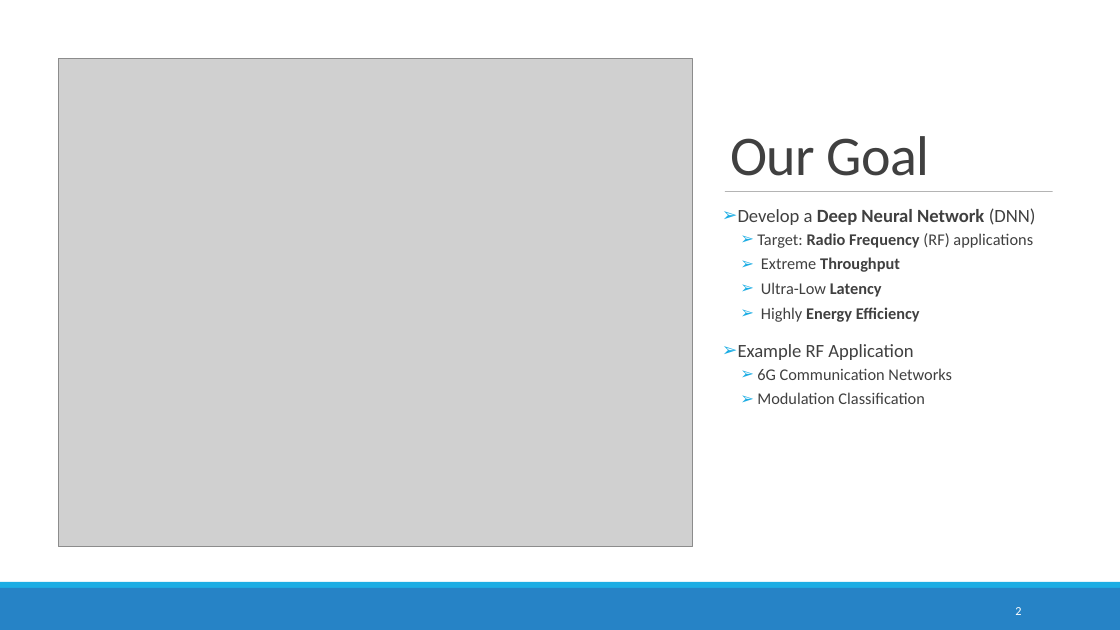
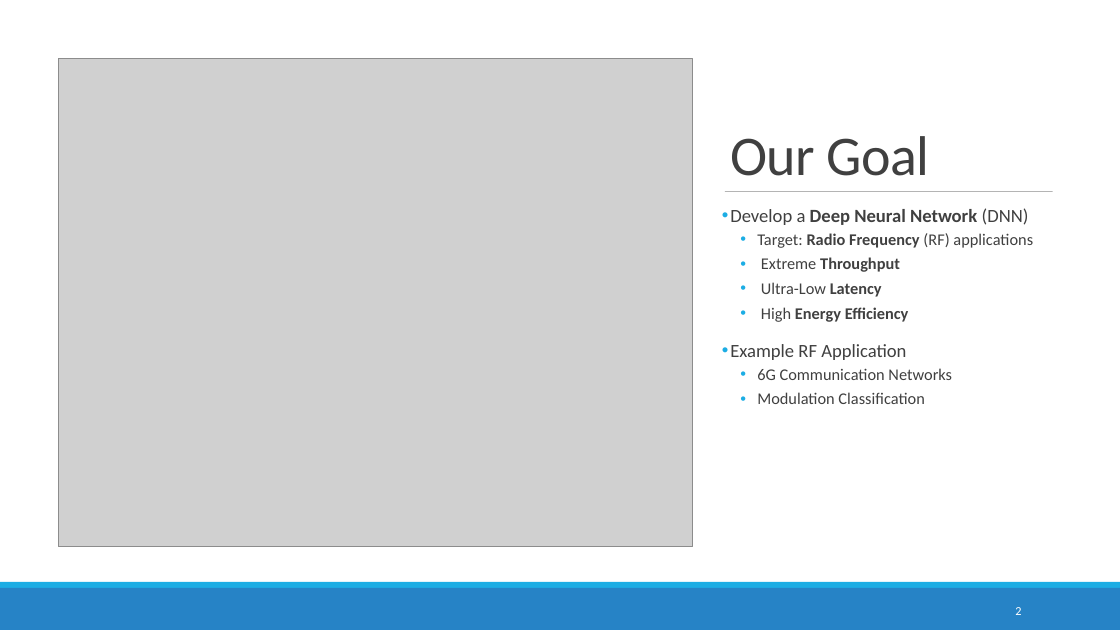
Before and after one commit to ITU-AI-ML-in-5G-Challenge/ITU-ML5G-PS-007-Aaronica, a slide deck: slide 2 of Presentation/GrandFinale.pptx. Drawn at 1120x630 pixels with LibreOffice and Linux fonts; fonts in the diff are those of the drawing; grey boxes stand for pictures. Boxes give left, top, right and bottom in pixels: in the first picture for what was removed or moved away, otherwise in the second. Text is boxed around its words. In the diff, an @@ line names an element or a change of style, - is before the commit and + after.

```diff
--- a/Presentation/GrandFinale.pptx
+++ b/Presentation/GrandFinale.pptx
@@ text at <box>730,208,1033,404</box>: bullet ➢ to • @@
@@ text at <box>761,307,909,322</box>: text changed @@
-  ➢ Highly Energy Efficiency
+  • High Energy Efficiency
```
Also in this commit, not shown: 12 other slides changed, 2 other files.
